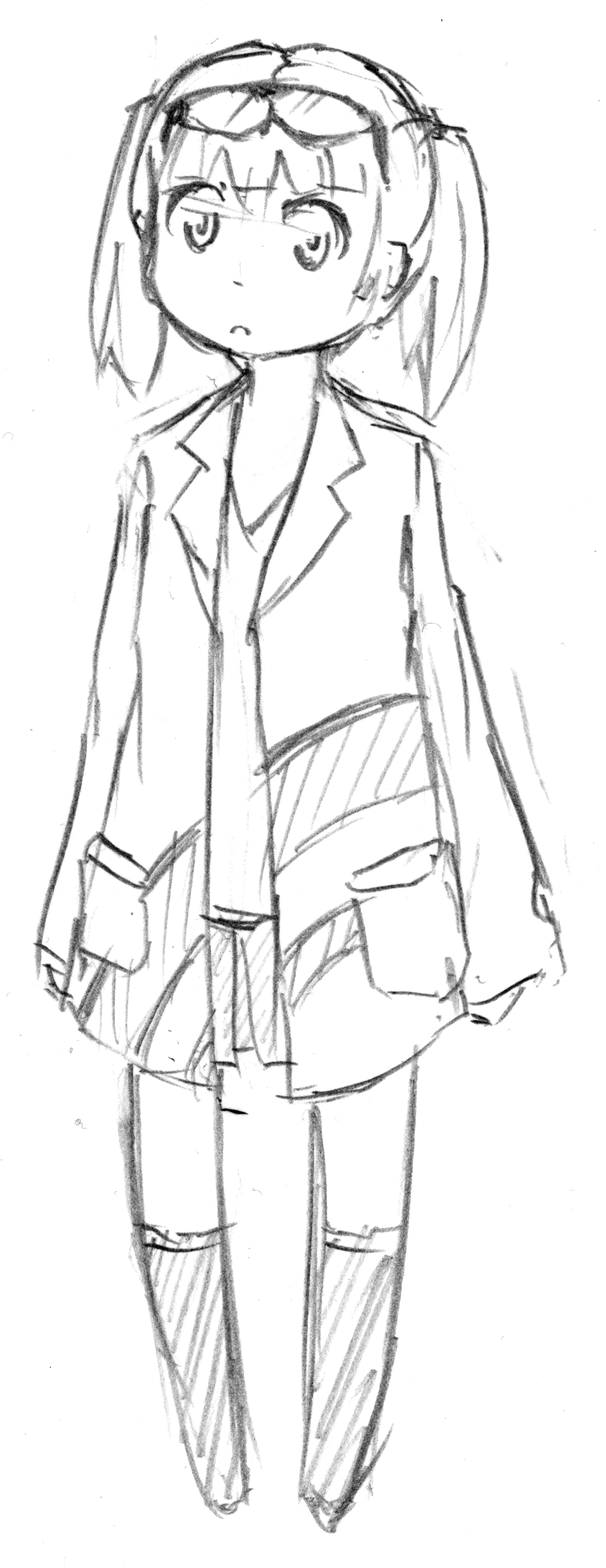
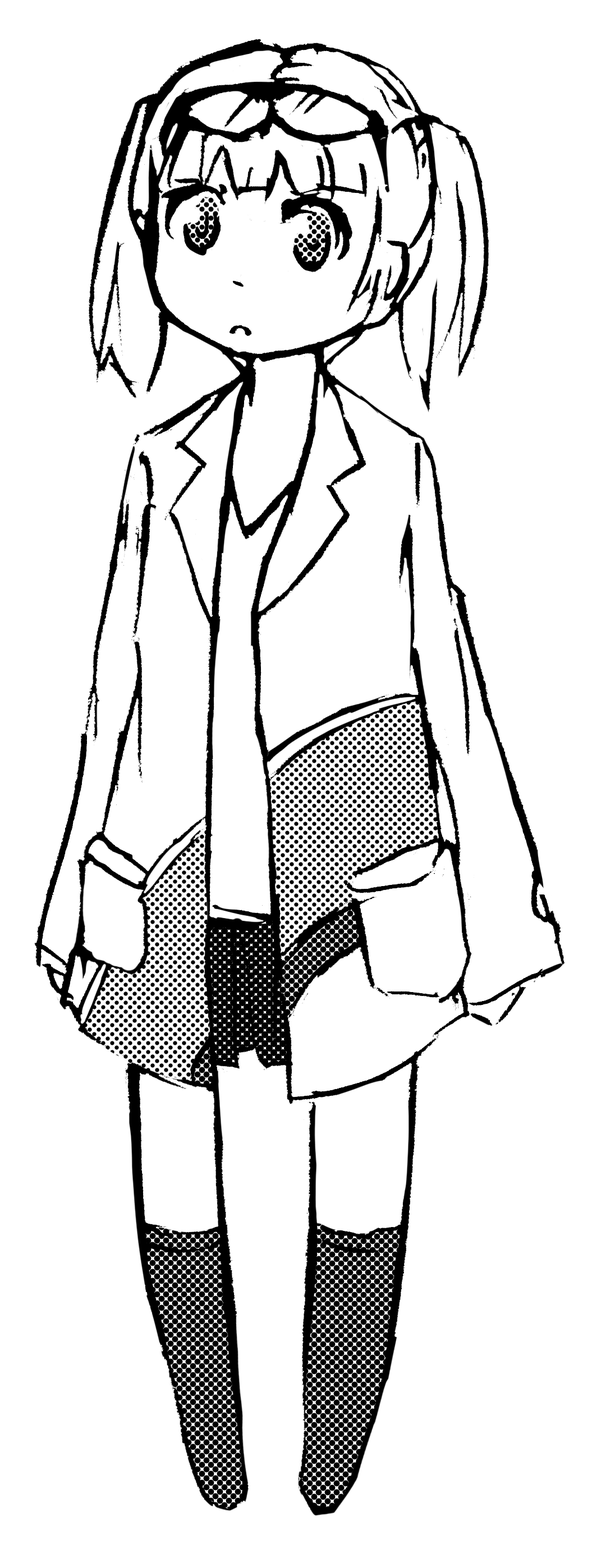
The second 606x1568 image is a revision of the first. Changes to its layers:
added layer "レイヤー 2" (multiply) above "レイヤー 1" over [82,196,442,1512]
added layer "レイヤー 1" above "レイヤー 0" over [34,38,566,1517]
